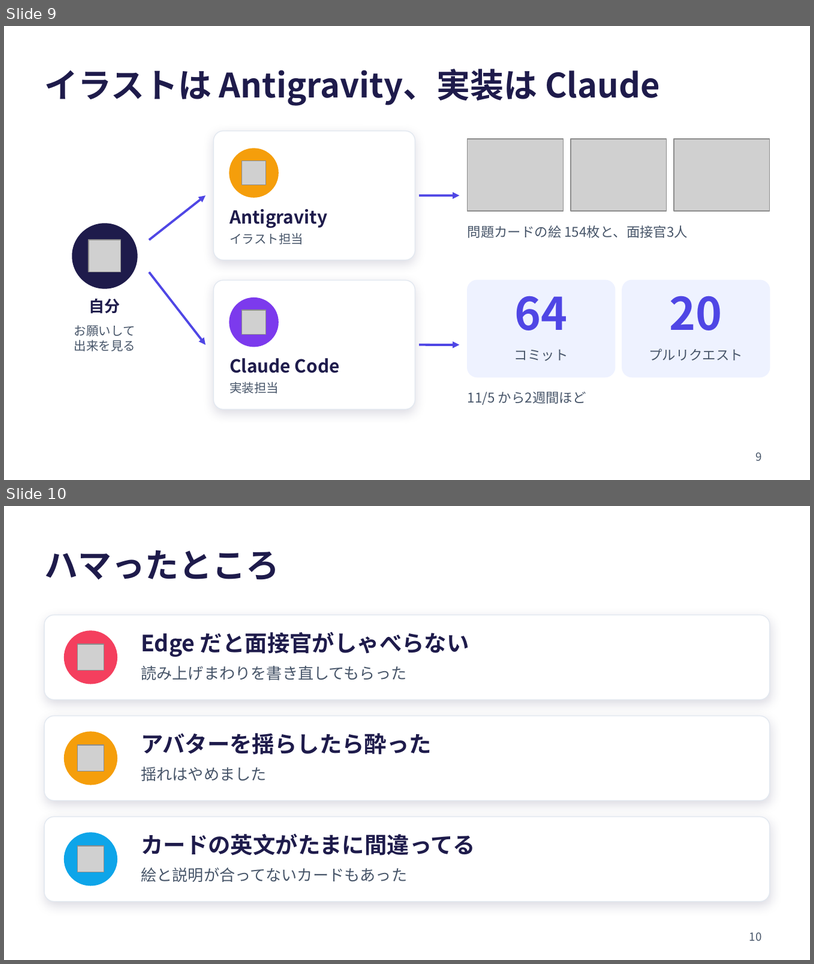
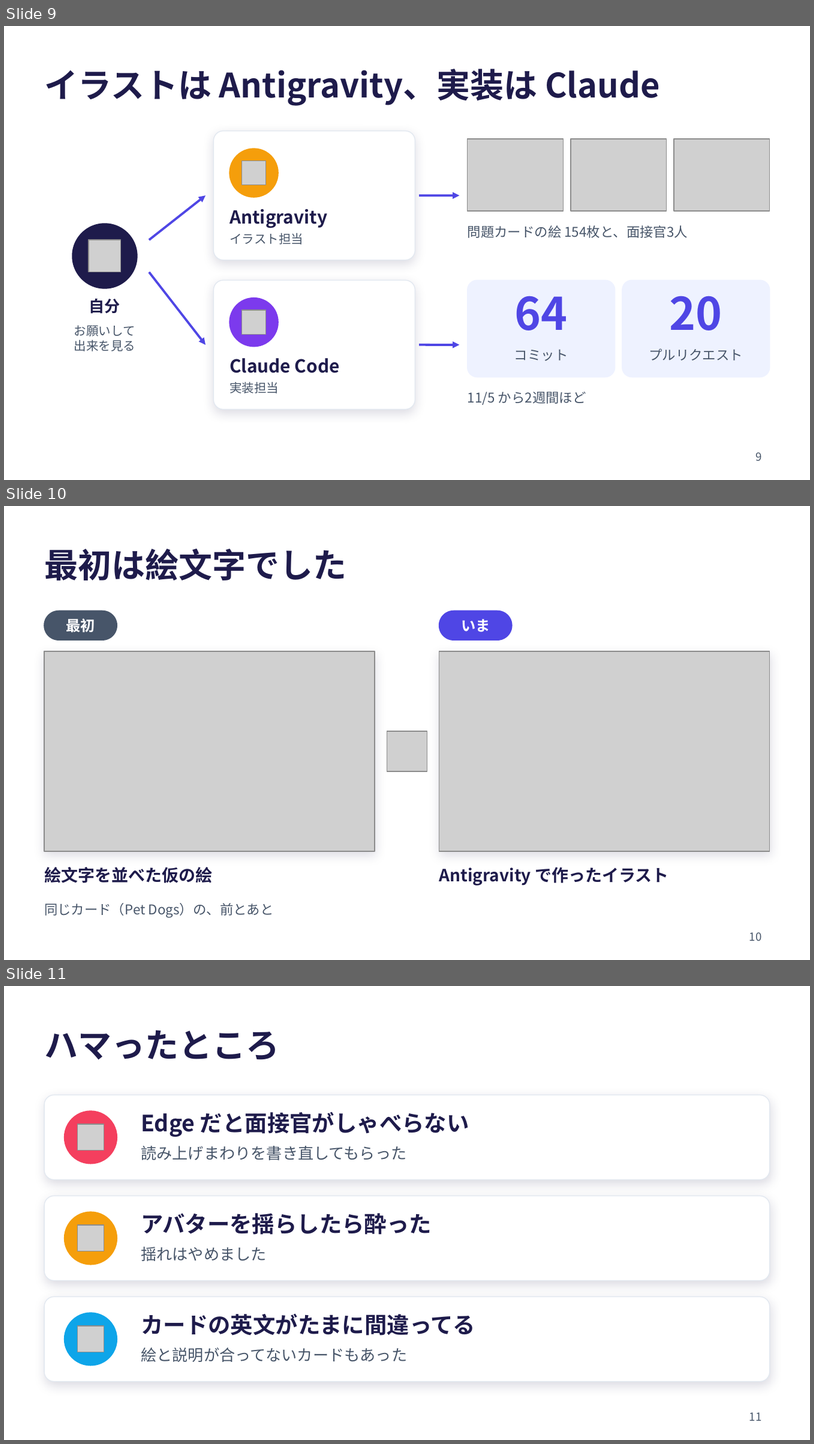
Before and after one commit to ohru131/eiken3r, a slide deck: docs/lt/eiken-interview-lt.pptx. Shown one above the other, each under a label of ours: slides 9 and 10 before the commit, slides 9, 10 and 11 after it. The pictures are 814x964 and 814x1444 pixels, drawn with LibreOffice and Linux fonts; fonts in the diff are those of the drawing; grey boxes stand for pictures. Boxes give left, top, right and bottom in pixels: in the first picture for what was removed or moved away, otherwise in the second. Text is boxed around its words. In the diff, an @@ line names an element or a change of style, - is before the commit and + after.

```diff
--- a/docs/lt/eiken-interview-lt.pptx
+++ b/docs/lt/eiken-interview-lt.pptx
@@ slide 10 added at (4, 506, 810, 960), background #FFFFFF @@
@@ title added at (44, 549, 347, 580), 30 pt, text #1E1B4B, bold @@
+最初は絵文字でした
@@ rounded rectangle added at (44, 611, 117, 640), fill #475569, outline #475569 1 pt @@
@@ rounded rectangle added at (440, 611, 512, 640), fill #4F46E5, outline #4F46E5 1 pt @@
@@ text added at (66, 618, 95, 632), 13 pt, text #FFFFFF, bold @@
+最初
@@ text added at (461, 619, 490, 632), 13 pt, text #FFFFFF, bold @@
+いま
@@ rectangle added at (44, 651, 375, 851), fill #FFFFFF, outline #CBD5E1 0.75 pt @@
@@ picture added at (44, 651, 375, 851) @@
@@ rectangle added at (440, 651, 770, 851), fill #FFFFFF, outline #CBD5E1 0.75 pt @@
@@ picture added at (440, 651, 770, 851) @@
@@ picture added at (387, 731, 428, 771) @@
@@ text added at (44, 867, 212, 883), 15 pt, text #1E1B4B, bold @@
+絵文字を並べた仮の絵
@@ text added at (440, 867, 669, 885), 15 pt, text #1E1B4B, bold @@
+Antigravity で作ったイラスト
@@ text added at (44, 903, 274, 918), 12 pt, text #475569 @@
+同じカード（Pet Dogs）の、前とあと
@@ page number added at (750, 932, 762, 940), 10 pt, text #475569 @@
+10
@@ what was slide 10 is now slide 11 @@
@@ page number at (750, 1412, 762, 1420): text changed @@
-10
+11
```
